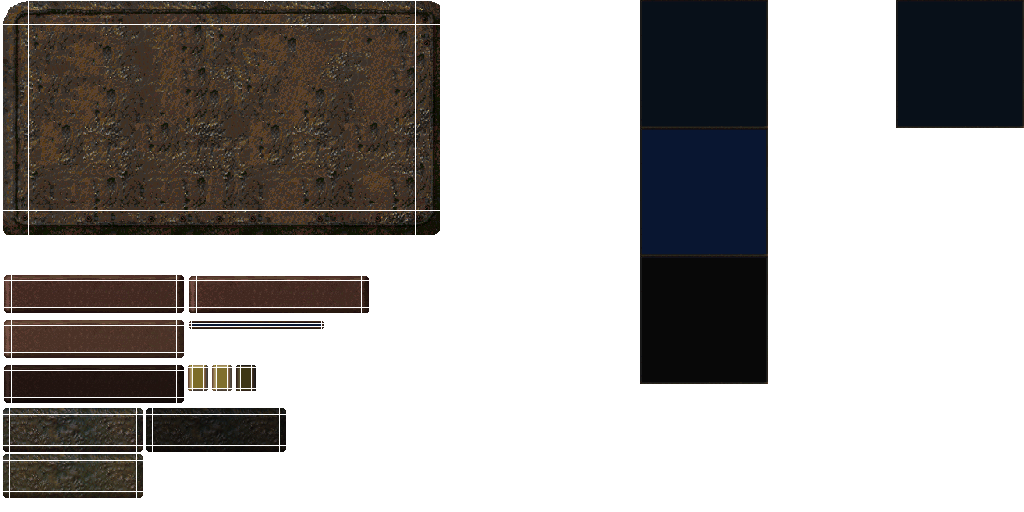
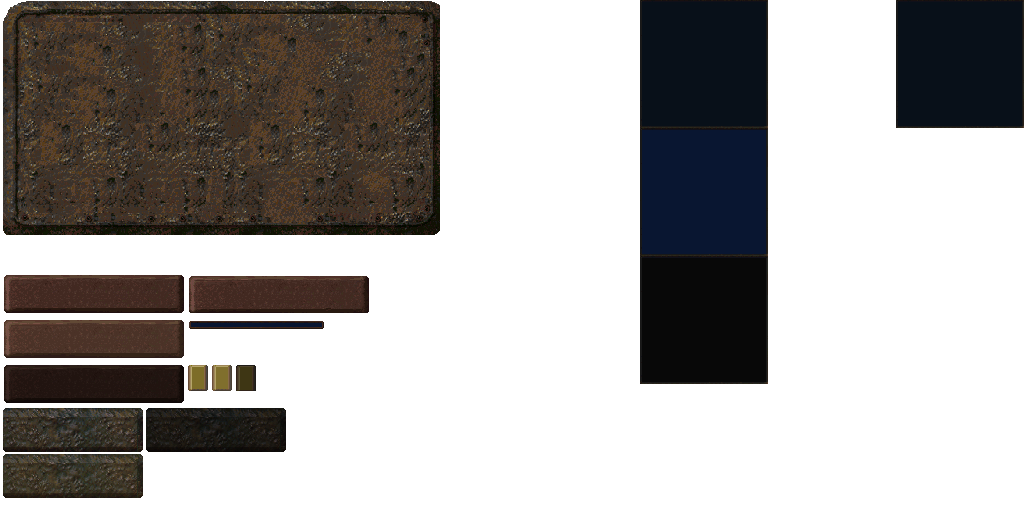
Two versions of the same layered image (1024x512). Layer-by-layer changes:
hid group "darker buttons" (4 layers) over [3, 408, 286, 498]
added layer "gap filling" above "Main layer" over [3, 1, 440, 498]
